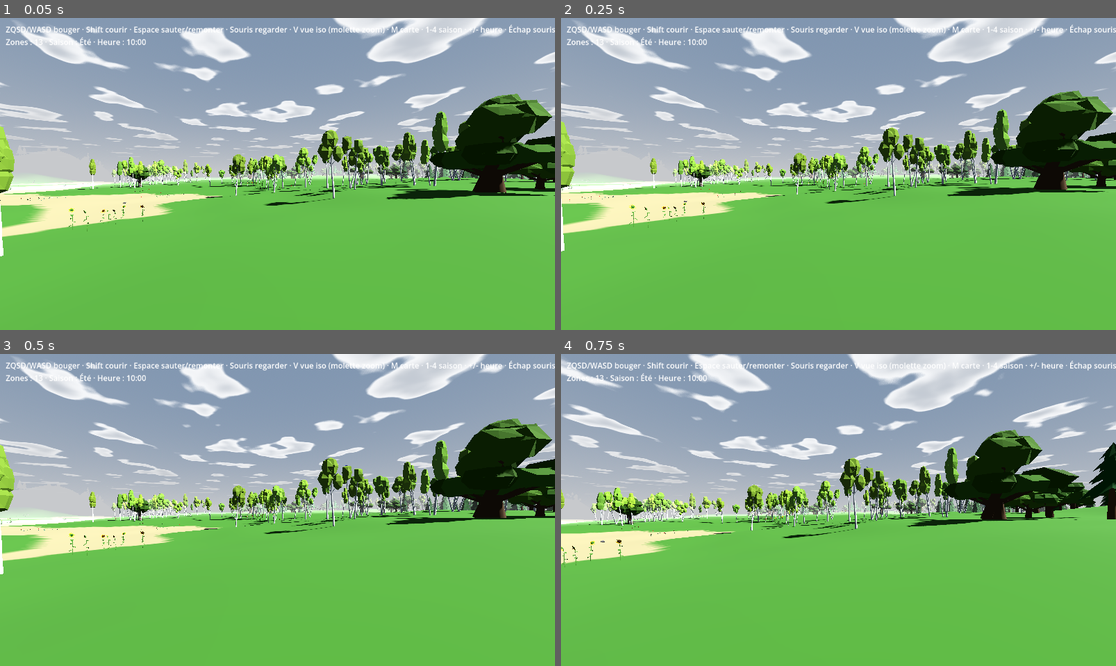
Above: before the commit, frames 1-4 (two rows, left to right).
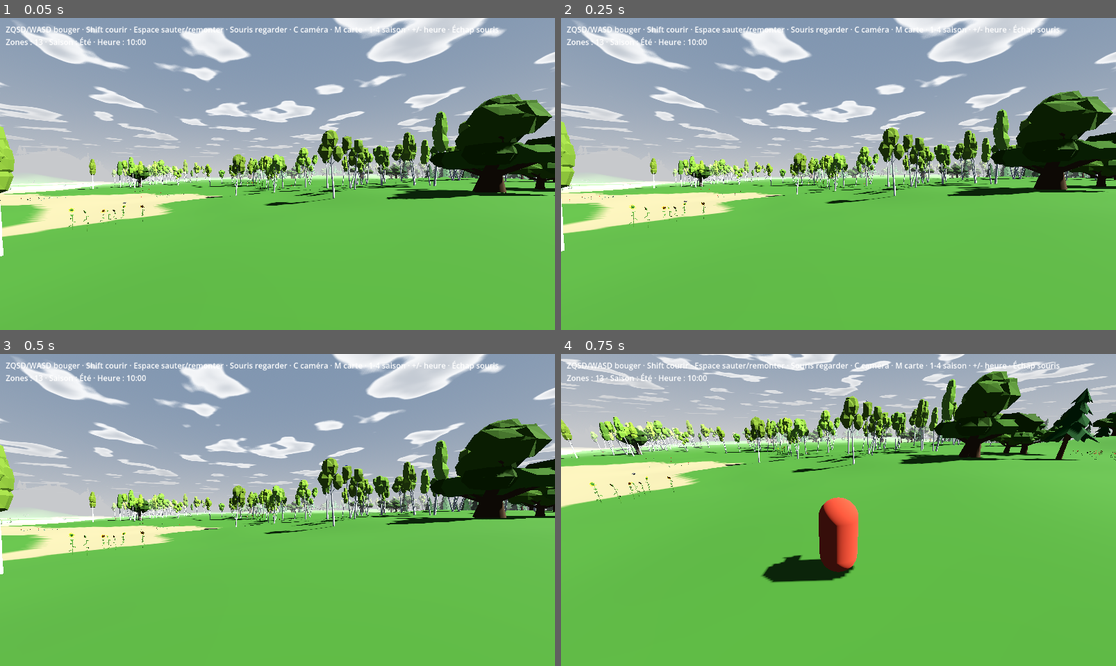
Above: after the commit, the same moments.

Repository: tdebarochez/openworld
Game: Godot game, scene res://main.tscn
Two runs of this game, one before a commit and one after it. Both use one fixed random seed, a clock stepped at 60 frames per second and the inputs below.
Inputs (mouse positions are in pixels of both pictures, inside the frame that each line leads up to):
- Up to frame 1 (0.05 s): no input
- Up to frame 2 (0.25 s): no input
- Up to frame 3 (0.5 s): no input
- Up to frame 4 (0.75 s): tap Enter at 0.5 s; move the mouse to (866, 510) at 0.52 s; hold W from 0.53 s (still down); tap C at 0.6 s

The runs differ from the first frame. In frame 1, 0.3% of the frame differs, in the area x 52-100%, y 2-6%; in frame 2, 0.3%; in frame 3, 0.3%; in frame 4, 53%, in the area x 0-100%, y 0-74%.

Commit message:
Cycle camera views with C: first person, third person, isometric
Third person uses a spring arm behind the head (mouse orbits, wheel
zooms, pulls in against terrain and houses). The isometric view moves
from V to the same C cycle. The view test now covers all three views.

Co-Authored-By: Claude Opus 5.5 <noreply@anthropic.com>

Diff:
--- a/player.gd
+++ b/player.gd
@@ -1,6 +1,8 @@
 extends CharacterBody3D
-## Walker, seen in first person or (V) from an isometric camera. Movement uses physical keys,
-## so ZQSD on AZERTY = WASD on QWERTY.
+## Walker. C cycles the view: first person → third person (camera behind, mouse orbits) →
+## isometric. Movement uses physical keys, so ZQSD on AZERTY = WASD on QWERTY.
+
+enum View { FIRST, THIRD, ISO }
 
 const SPEED := 8.0
 const SPRINT_MULT := 2.5
@@ -9,7 +11,8 @@
 const SWIM_UP := 3.0
 const FLOAT_DEPTH := 0.3  # body centre this far under the surface → eyes 0.4 m above it
 const MOUSE_SENS := 0.003
-# Isometric view (V): orthographic camera looking down 35.26° (true isometric) from the north-east-ish.
+const THIRD_DIST := 5.0  # m behind the head; the spring arm pulls in when terrain or a house is in the way
+# Isometric view: orthographic camera looking down 35.26° (true isometric) from the north-east-ish.
 const ISO_PITCH := -0.6155  # -atan(1/sqrt(2))
 const ISO_YAW := PI / 4.0
 const ISO_DIST := 100.0  # m back along the view ray: high enough to clear the hills in front
@@ -18,10 +21,12 @@
 var world: Node3D  # world.gd — used to keep the player inside existing zones
 var camera := Camera3D.new()
 var sfx := preload("res://audio.gd").new()  # music + footsteps/jump/land
-var iso := false
+var view := View.FIRST
+var arm := SpringArm3D.new()  # third person: pitch pivot at the head, camera at its end
+var tp_cam := Camera3D.new()
 var iso_cam := Camera3D.new()
-var avatar := MeshInstance3D.new()  # only shown in iso view
-var ear := AudioListener3D.new()  # birds are heard from the player, not from the far iso camera
+var avatar := MeshInstance3D.new()  # hidden in first person
+var ear := AudioListener3D.new()  # birds are heard from the player, not from a camera behind or far above
 var fp_shadows := 0.0
 
 
@@ -33,6 +38,14 @@
 	camera.far = world.VIEW_DIST + 50.0  # nothing visible past the fog anyway
 	add_child(camera)
 	add_child(sfx)
+	arm.position.y = 0.7
+	arm.rotation.x = -0.35
+	arm.spring_length = THIRD_DIST
+	arm.margin = 0.3
+	arm.add_excluded_object(get_rid())
+	tp_cam.far = camera.far
+	arm.add_child(tp_cam)
+	add_child(arm)
 	iso_cam.projection = Camera3D.PROJECTION_ORTHOGONAL
 	iso_cam.size = 60.0  # m of world shown vertically; mouse wheel zooms
 	iso_cam.far = ISO_DIST * 2.5
@@ -55,21 +68,26 @@
 	Input.mouse_mode = Input.MOUSE_MODE_CAPTURED
 
 
-func set_iso(on: bool) -> void:
-	if on == iso:
+func set_view(v: View) -> void:
+	if v == view:
 		return
-	iso = on
-	iso_cam.current = on
-	camera.current = not on
-	avatar.visible = on
-	if on:
+	var sun: DirectionalLight3D = world.seasons.sun
+	if view == View.ISO:
+		sun.directional_shadow_max_distance = fp_shadows
+	elif v == View.ISO:
+		fp_shadows = sun.directional_shadow_max_distance
+		sun.directional_shadow_max_distance = ISO_SHADOWS
+	# Depth fog would grey out everything from 100 m up; the iso view only shows ~60 m around the player.
+	world.seasons.env.fog_enabled = v != View.ISO
+	view = v
+	camera.current = v == View.FIRST
+	tp_cam.current = v == View.THIRD
+	iso_cam.current = v == View.ISO
+	avatar.visible = v != View.FIRST
+	if v == View.FIRST:
+		ear.clear_current()
+	else:
 		ear.make_current()
-		fp_shadows = world.seasons.sun.directional_shadow_max_distance
-	else:
-		ear.clear_current()
-	world.seasons.sun.directional_shadow_max_distance = ISO_SHADOWS if on else fp_shadows
-	# Depth fog would grey out everything from 100 m up; the iso view only shows ~60 m around the player.
-	world.seasons.env.fog_enabled = not on
 	_follow()
 
 
@@ -78,13 +96,20 @@
 
 
 func _unhandled_input(e: InputEvent) -> void:
-	if e is InputEventKey and e.pressed and not e.echo and e.physical_keycode == KEY_V:
-		set_iso(not iso)
-	elif iso and e is InputEventMouseButton and e.button_index in [MOUSE_BUTTON_WHEEL_UP, MOUSE_BUTTON_WHEEL_DOWN]:
-		iso_cam.size = clampf(iso_cam.size * (0.9 if e.button_index == MOUSE_BUTTON_WHEEL_UP else 1.1), 20.0, 120.0)
-	elif e is InputEventMouseMotion and Input.mouse_mode == Input.MOUSE_MODE_CAPTURED and not iso:
+	if e is InputEventKey and e.pressed and not e.echo and e.physical_keycode == KEY_C:
+		set_view(((view + 1) % View.size()) as View)
+	elif view != View.FIRST and e is InputEventMouseButton and e.button_index in [MOUSE_BUTTON_WHEEL_UP, MOUSE_BUTTON_WHEEL_DOWN]:
+		var k := 0.9 if e.button_index == MOUSE_BUTTON_WHEEL_UP else 1.1  # wheel zooms
+		if view == View.ISO:
+			iso_cam.size = clampf(iso_cam.size * k, 20.0, 120.0)
+		else:
+			arm.spring_length = clampf(arm.spring_length * k, 2.0, 15.0)
+	elif e is InputEventMouseMotion and Input.mouse_mode == Input.MOUSE_MODE_CAPTURED and view != View.ISO:
 		rotate_y(-e.relative.x * MOUSE_SENS)
-		camera.rotation.x = clampf(camera.rotation.x - e.relative.y * MOUSE_SENS, -1.5, 1.5)
+		if view == View.FIRST:
+			camera.rotation.x = clampf(camera.rotation.x - e.relative.y * MOUSE_SENS, -1.5, 1.5)
+		else:  # third person: tilt the arm, from just above the ground to well overhead
+			arm.rotation.x = clampf(arm.rotation.x - e.relative.y * MOUSE_SENS, -1.3, 0.4)
 	elif e is InputEventKey and e.pressed and e.keycode == KEY_ESCAPE:
 		Input.mouse_mode = Input.MOUSE_MODE_VISIBLE
 	elif e is InputEventMouseButton and e.pressed:
@@ -109,6 +134,7 @@
 		float(Input.is_physical_key_pressed(KEY_S)) - float(Input.is_physical_key_pressed(KEY_W)))
 	var speed := (SWIM_SPEED if swimming else SPEED) * (SPRINT_MULT if Input.is_physical_key_pressed(KEY_SHIFT) else 1.0)
 	# Iso: keys follow the screen (up = away from the camera) and the player turns to face its way.
+	var iso := view == View.ISO
 	var dir := ((Basis(Vector3.UP, ISO_YAW) if iso else basis) * Vector3(input.x, 0, input.y)).normalized() * speed
 	if iso and dir:
 		rotation.y = atan2(-dir.x, -dir.z)
--- a/tests/test_iso.gd
+++ /dev/null
@@ -1,54 +0,0 @@
-extends SceneTree
-# Run: godot --headless --path . -s tests/test_iso.gd
-# V toggles an orthographic isometric camera that keeps the player in the middle of the screen,
-# moves with the screen axes, and switching back restores the first-person view.
-
-var w
-var frames := 0
-var start: Vector3
-
-
-func _initialize() -> void:
-	w = load("res://main.tscn").instantiate()
-	root.add_child(w)
-
-
-func _key(code: Key, down: bool) -> void:
-	var e := InputEventKey.new()
-	e.physical_keycode = code
-	e.pressed = down
-	Input.parse_input_event(e)
-	Input.flush_buffered_events()  # deliver now, not at the next frame
-
-
-func _physics_process(_delta: float) -> bool:
-	frames += 1
-	var p = w.player
-	if frames == 30:  # landed
-		var fog: bool = w.seasons.env.fog_enabled
-		var shadows: float = w.seasons.sun.directional_shadow_max_distance
-		_key(KEY_V, true)
-		_key(KEY_V, false)
-		assert(p.iso and p.iso_cam.current and p.avatar.visible)
-		assert(p.iso_cam.projection == Camera3D.PROJECTION_ORTHOGONAL)
-		assert(not w.seasons.env.fog_enabled)
-		assert(w.seasons.sun.directional_shadow_max_distance > p.ISO_DIST)
-		# The player sits on the camera's view axis, so it is drawn in the middle of the screen.
-		var to_player: Vector3 = p.global_position - p.iso_cam.global_position
-		assert(to_player.normalized().is_equal_approx(-p.iso_cam.global_basis.z))
-		start = p.global_position
-		_key(KEY_W, true)
-	elif frames == 60:
-		_key(KEY_W, false)
-		# Forward = screen up = away from the camera on the ground.
-		var moved: Vector3 = p.global_position - start
-		var away: Vector3 = -p.iso_cam.global_basis.z
-		away.y = 0
-		assert(Vector2(moved.x, moved.z).normalized().dot(Vector2(away.x, away.z).normalized()) > 0.95, "moved %s" % moved)
-		assert((p.global_position - p.iso_cam.global_position).normalized().is_equal_approx(-p.iso_cam.global_basis.z))
-		p.set_iso(false)
-		assert(p.camera.current and not p.avatar.visible and w.seasons.env.fog_enabled)
-		assert(w.seasons.sun.directional_shadow_max_distance < p.ISO_DIST + 1.0)
-		print("ISO OK")
-		quit()
-	return false
--- /dev/null
+++ b/tests/test_views.gd
@@ -0,0 +1,72 @@
+extends SceneTree
+# Run: godot --headless --path . -s tests/test_views.gd
+# C cycles first person → third person → isometric → first person. Third person: camera behind and
+# above the head, keys move along the player's facing. Iso: orthographic camera keeping the player in
+# the middle of the screen, keys follow the screen axes. Back in first person, fog and shadows return.
+
+var w
+var frames := 0
+var start: Vector3
+
+
+func _initialize() -> void:
+	w = load("res://main.tscn").instantiate()
+	root.add_child(w)
+
+
+func _key(code: Key, down: bool) -> void:
+	var e := InputEventKey.new()
+	e.physical_keycode = code
+	e.pressed = down
+	Input.parse_input_event(e)
+	Input.flush_buffered_events()  # deliver now, not at the next frame
+
+
+func _press_c() -> void:
+	_key(KEY_C, true)
+	_key(KEY_C, false)
+
+
+## Horizontal movement since `start` points along `want` (ground plane).
+func _moved_along(want: Vector3) -> bool:
+	var moved: Vector3 = w.player.global_position - start
+	return Vector2(moved.x, moved.z).normalized().dot(Vector2(want.x, want.z).normalized()) > 0.95
+
+
+func _physics_process(_delta: float) -> bool:
+	frames += 1
+	var p = w.player
+	var V = p.View
+	match frames:
+		30:  # landed
+			_press_c()
+			assert(p.view == V.THIRD and p.tp_cam.current and p.avatar.visible and w.seasons.env.fog_enabled)
+			start = p.global_position
+			_key(KEY_W, true)
+		45:
+			_key(KEY_W, false)
+			assert(_moved_along(-p.global_basis.z), "third person: W should go where the player faces")
+			# The camera sits behind (along +Z of the player) and above the head.
+			var back: Vector3 = p.tp_cam.global_position - p.global_position
+			assert(back.dot(p.global_basis.z) > 1.0 and back.y > 1.0, "camera at %s" % back)
+			var shadows: float = w.seasons.sun.directional_shadow_max_distance
+			_press_c()
+			assert(p.view == V.ISO and p.iso_cam.current and p.avatar.visible)
+			assert(p.iso_cam.projection == Camera3D.PROJECTION_ORTHOGONAL)
+			assert(not w.seasons.env.fog_enabled)
+			assert(w.seasons.sun.directional_shadow_max_distance > shadows)
+			# The player sits on the camera's view axis, so it is drawn in the middle of the screen.
+			assert((p.global_position - p.iso_cam.global_position).normalized().is_equal_approx(-p.iso_cam.global_basis.z))
+			start = p.global_position
+			_key(KEY_W, true)
+		75:
+			_key(KEY_W, false)
+			var away: Vector3 = -p.iso_cam.global_basis.z
+			assert(_moved_along(away), "iso: W should go up the screen")
+			assert((p.global_position - p.iso_cam.global_position).normalized().is_equal_approx(-p.iso_cam.global_basis.z))
+			_press_c()
+			assert(p.view == V.FIRST and p.camera.current and not p.avatar.visible and w.seasons.env.fog_enabled)
+			assert(w.seasons.sun.directional_shadow_max_distance < p.ISO_SHADOWS)
+			print("VIEWS OK")
+			quit()
+	return false
--- a/world.gd
+++ b/world.gd
@@ -689,7 +689,7 @@
 
 
 func _update_hud() -> void:
-	hud.text = "ZQSD/WASD bouger · Shift courir · Espace sauter/remonter · Souris regarder · V vue iso (molette zoom) · M carte · 1-4 saison · +/- heure · Échap souris\nZones : %d · Saison : %s · Heure : %s" % [zones.size(), seasons.NAMES[seasons.season], daynight.clock()]
+	hud.text = "ZQSD/WASD bouger · Shift courir · Espace sauter/remonter · Souris regarder · C caméra · M carte · 1-4 saison · +/- heure · Échap souris\nZones : %d · Saison : %s · Heure : %s" % [zones.size(), seasons.NAMES[seasons.season], daynight.clock()]
 
 
 func _setup_environment() -> void:
Renamed: tests/test_iso.gd.uid -> tests/test_views.gd.uid
